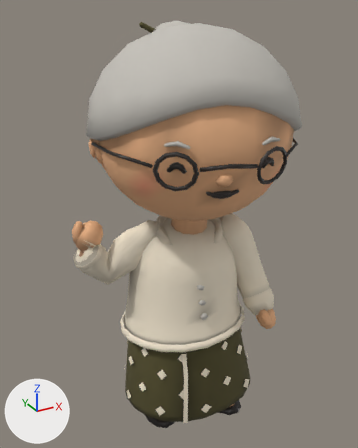
Before and after pictures for a commit that changed the glTF model game/assets/models/char_nenek.glb.
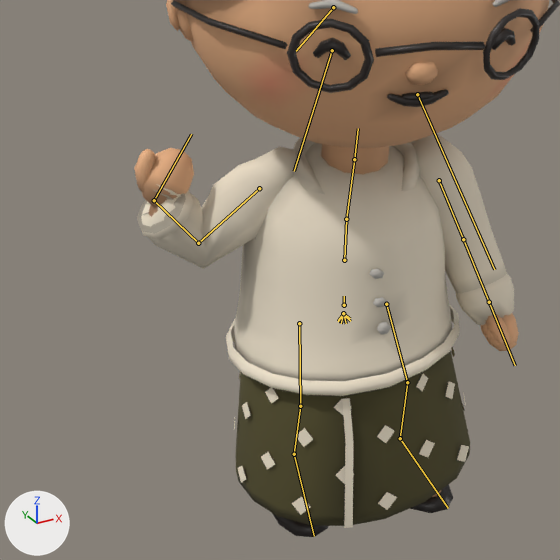
Each version is shown whole from a 50 mm lens placed at (-0.58, -1.016, 1.095), pointed at (-0.032, -0.019, 0.597), then close up on the part from 0% to 83% of the width and 32% to 98% of the height. Arrows for +X, +Y and +Z are at lower left; the lights stay in place. The last two pictures show the newer version. Both versions are drawn at frame 3 of the action 'chop'; the numbers are the values there. The bones that change, and the others that lie on the model, are drawn over the model as lines in the close-ups.

Objects in the first close-up: 'Body'.
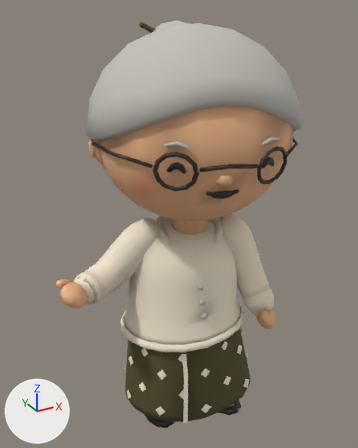
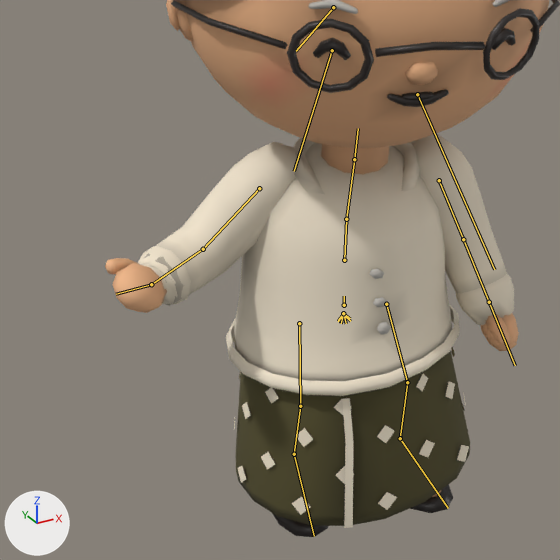
Where the change shows, as pixel boxes [x1, y1, x2, y2] in the close-ups (560 x 560 px):
'Body', posed
    before: [134, 0, 560, 537]
    after: [105, 0, 560, 537]
bone 'upperarm_R', root to tip
    before: (259, 188) to (198, 243)
    after: (259, 188) to (203, 249)
bone 'forearm_R', root to tip
    before: (198, 243) to (154, 200)
    after: (203, 249) to (151, 284)
bone 'hand_R', root to tip
    before: (154, 200) to (191, 134)
    after: (151, 284) to (116, 294)

Patch to the scene script:
```diff
--- a/game/assets/models/char_nenek.glb.py
+++ b/game/assets/models/char_nenek.glb.py
@@ bone_upperarm_r @@
 bone_upperarm_r = bpy.data.objects['char_nenek'].pose.bones['upperarm_R']  # child of 'chest'
-bone_upperarm_r.rotation_quaternion = (0.719, 0.131, 0.674, -0.025)  # degrees (73, 81, 60)
+bone_upperarm_r.rotation_quaternion = (0.917, 0.139, 0.366, -0.029)  # degrees (19, 43, 4)
@@ bone_forearm_r @@
 bone_forearm_r = bpy.data.objects['char_nenek'].pose.bones['forearm_R']  # child of 'upperarm_R'
-bone_forearm_r.rotation_quaternion = (0.67, 0.742, 0.0, 0.0)  # degrees (96, 0, 0)
+bone_forearm_r.rotation_quaternion = (0.898, 0.436, 0.0, 0.0)  # degrees (52, 0, 0)
@@ bone_hand_r @@
 bone_hand_r = bpy.data.objects['char_nenek'].pose.bones['hand_R']  # child of 'forearm_R'
-bone_hand_r.rotation_quaternion = (-0.109, 0.086, 0.791, 0.583)  # degrees (-73, -164, -1)
+bone_hand_r.rotation_quaternion = (0.673, 0.203, 0.677, 0.205)  # degrees (90, 56, 91)
```
